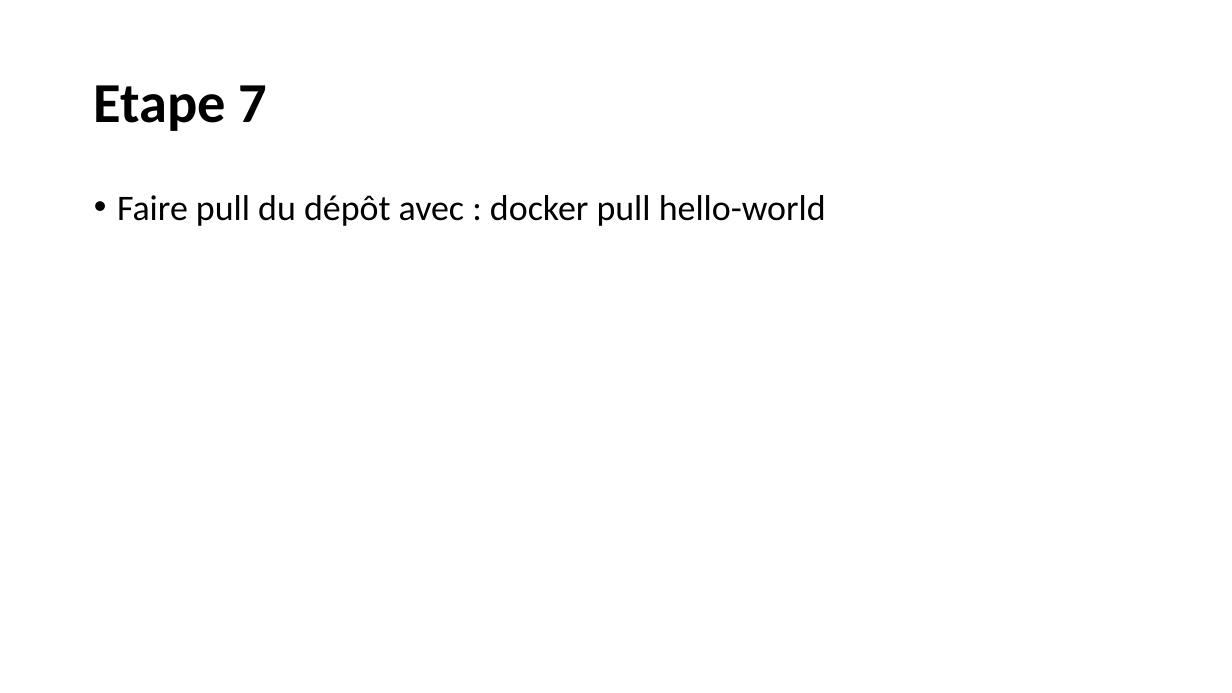
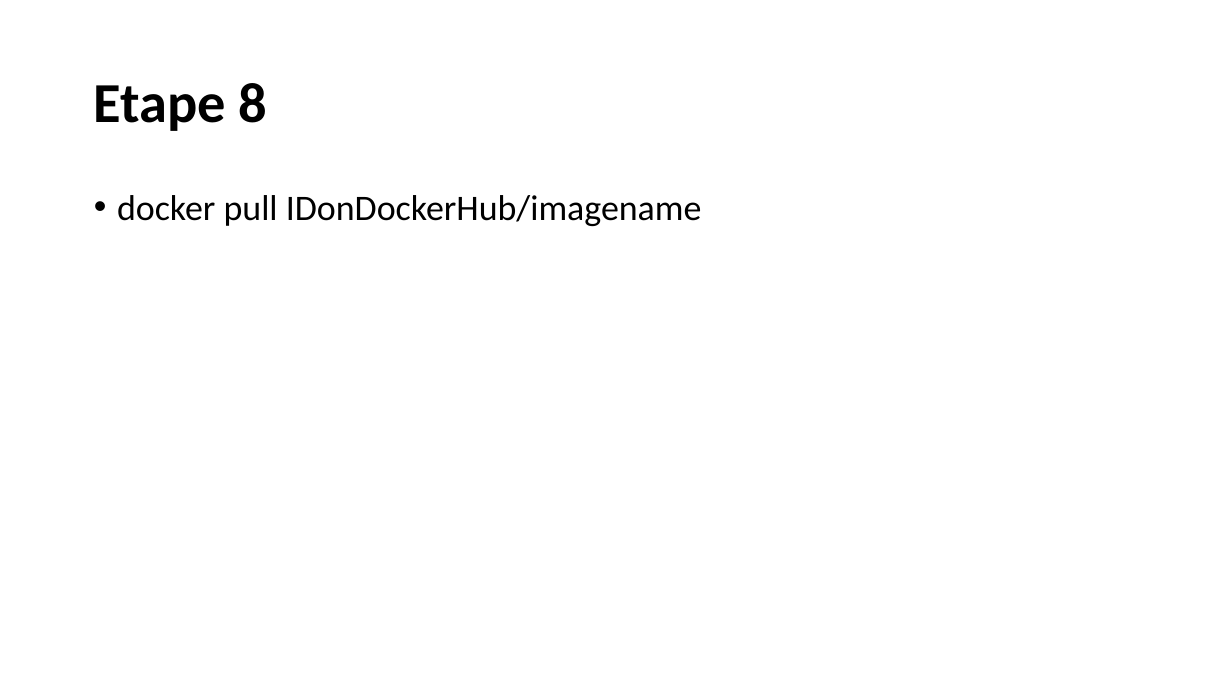
Before and after one commit to mohamadsabra/GLG203, a slide deck: slide 17 of Tutoriel.pptx (slide 10 before the commit). Drawn at 1232x693 pixels with LibreOffice and Linux fonts; fonts in the diff are those of the drawing. Boxes give left, top, right and bottom in pixels: in the first picture for what was removed or moved away, otherwise in the second. Text is boxed around its words. In the diff, an @@ line names an element or a change of style, - is before the commit and + after.

```diff
--- a/Tutoriel.pptx
+++ b/Tutoriel.pptx
@@ title at bbox=[94, 83, 268, 131]: text changed @@
-Etape 7
+Etape 8
@@ text at bbox=[117, 195, 702, 226]: text changed @@
-• Faire pull du dépôt avec : docker pull hello-world
+• docker pull IDonDockerHub/imagename
```
Also in this commit, not shown: 5 other slides changed, 5 slides added.
